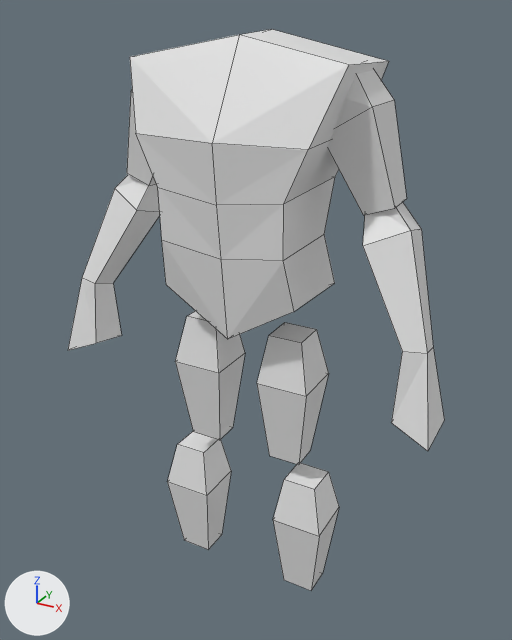
Before and after pictures for a commit that changed the Blender file model.blend.
The view is the same before and after, from a 50 mm lens placed at (0.783, -1.396, 1.671), pointed at (-0.008, 0.042, 0.952). The lights are fixed; the arrows at lower left show +X, +Y and +Z. Mesh edges are drawn as thin lines.
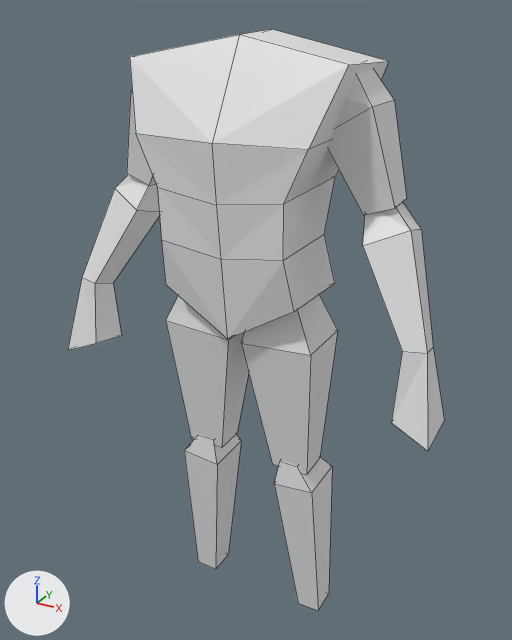
Location of each change, (x1, y1, x2, y2) in pixels of the pictures (512 x 640 px; the box of a moved part takes in the faces that stretch with it):
'Cube', reshaped: before (68, 29, 444, 590); after (68, 29, 444, 610)
part 1 of me_cube_001, moved or reshaped: before (167, 311, 339, 590); after (166, 294, 338, 610)

The change, as a list of edits to the scene's bpy script:
```text
Change me_cube_001:
    where me_cube_001.from_pydata(...)  # 72 vertices, 57 faces; spans x 0.0..0.495, y -0.156..0.156, z -0.775..0.629
    used by ob_cube; location = (0.0, 0.0, 1.0)
    me_cube_001 part 1
    me_cube_001.vertices[44].co: (0.054, -0.066, -0.161) -> (0.018, -0.078, -0.057)  # pixel (256, 383) -> pixel (241, 343)
    me_cube_001.vertices[45].co: (0.073, -0.042, -0.039) -> (0.05, -0.049, 0.071)  # pixel (268, 335) -> not seen
    me_cube_001.vertices[46].co: (0.054, 0.066, -0.161) -> (0.018, 0.078, -0.057)
    me_cube_001.vertices[47].co: (0.073, 0.041, -0.037) -> (0.049, 0.048, 0.073)  # pixel (284, 322) -> not seen
    me_cube_001.vertices[48].co: (0.186, -0.066, -0.161) -> (0.2, -0.078, -0.045)  # pixel (306, 396) -> pixel (310, 355)
    me_cube_001.vertices[49].co: (0.16, -0.042, -0.038) -> (0.133, -0.049, 0.096)  # pixel (301, 342) -> not seen
    me_cube_001.vertices[50].co: (0.186, 0.066, -0.161) -> (0.2, 0.078, -0.045)  # pixel (328, 373) -> pixel (337, 330)
    me_cube_001.vertices[51].co: (0.16, 0.041, -0.036) -> (0.132, 0.048, 0.098)  # pixel (316, 329) -> not seen
    me_cube_001.vertices[52].co: (0.074, -0.037, -0.38) -> (0.077, -0.023, -0.414)  # pixel (269, 455) -> pixel (272, 463)
    me_cube_001.vertices[53].co: (0.074, 0.032, -0.379) -> (0.077, 0.058, -0.413)
    me_cube_001.vertices[54].co: (0.158, -0.037, -0.38) -> (0.176, -0.023, -0.414)  # pixel (298, 464) -> pixel (306, 474)
    me_cube_001.vertices[55].co: (0.158, 0.032, -0.379) -> (0.176, 0.058, -0.413)  # pixel (310, 450) -> pixel (319, 458)
    me_cube_001.vertices[56].co: (0.102, -0.066, -0.553) -> (0.088, -0.033, -0.466)  # pixel (272, 519) -> pixel (274, 483)
    me_cube_001.vertices[57].co: (0.122, -0.044, -0.433) -> (0.1, -0.028, -0.395)  # pixel (284, 479) -> pixel (279, 461)
    me_cube_001.vertices[58].co: (0.102, 0.066, -0.553) -> (0.088, 0.099, -0.466)
    me_cube_001.vertices[59].co: (0.122, 0.042, -0.434) -> (0.1, 0.058, -0.396)
    me_cube_001.vertices[60].co: (0.234, -0.066, -0.553) -> (0.195, -0.033, -0.456)  # pixel (319, 536) -> pixel (311, 492)
    me_cube_001.vertices[61].co: (0.208, -0.044, -0.432) -> (0.15, -0.028, -0.395)  # pixel (314, 489) -> pixel (297, 466)
    me_cube_001.vertices[62].co: (0.234, 0.066, -0.553) -> (0.195, 0.099, -0.456)  # pixel (339, 506) -> pixel (332, 466)
    me_cube_001.vertices[63].co: (0.208, 0.042, -0.433) -> (0.15, 0.058, -0.396)  # pixel (328, 471) -> not seen
    me_cube_001.vertices[64].co: (0.123, -0.038, -0.772) -> (0.14, 0.026, -0.905)  # pixel (283, 579) -> pixel (298, 603)
    me_cube_001.vertices[65].co: (0.123, 0.039, -0.775) -> (0.14, 0.103, -0.908)
    me_cube_001.vertices[66].co: (0.206, -0.038, -0.772) -> (0.204, 0.026, -0.902)  # pixel (311, 590) -> pixel (318, 610)
    me_cube_001.vertices[67].co: (0.206, 0.039, -0.775) -> (0.204, 0.103, -0.905)  # pixel (322, 573) -> pixel (328, 593)
```
